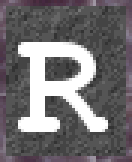
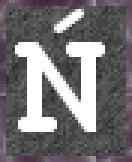
Revision of a layered 132 × 162 image; what changed, layer by layer:
added layer "Ń" above "Ć" over [15, 9, 105, 132]
hid "R" over [18, 42, 108, 132]
